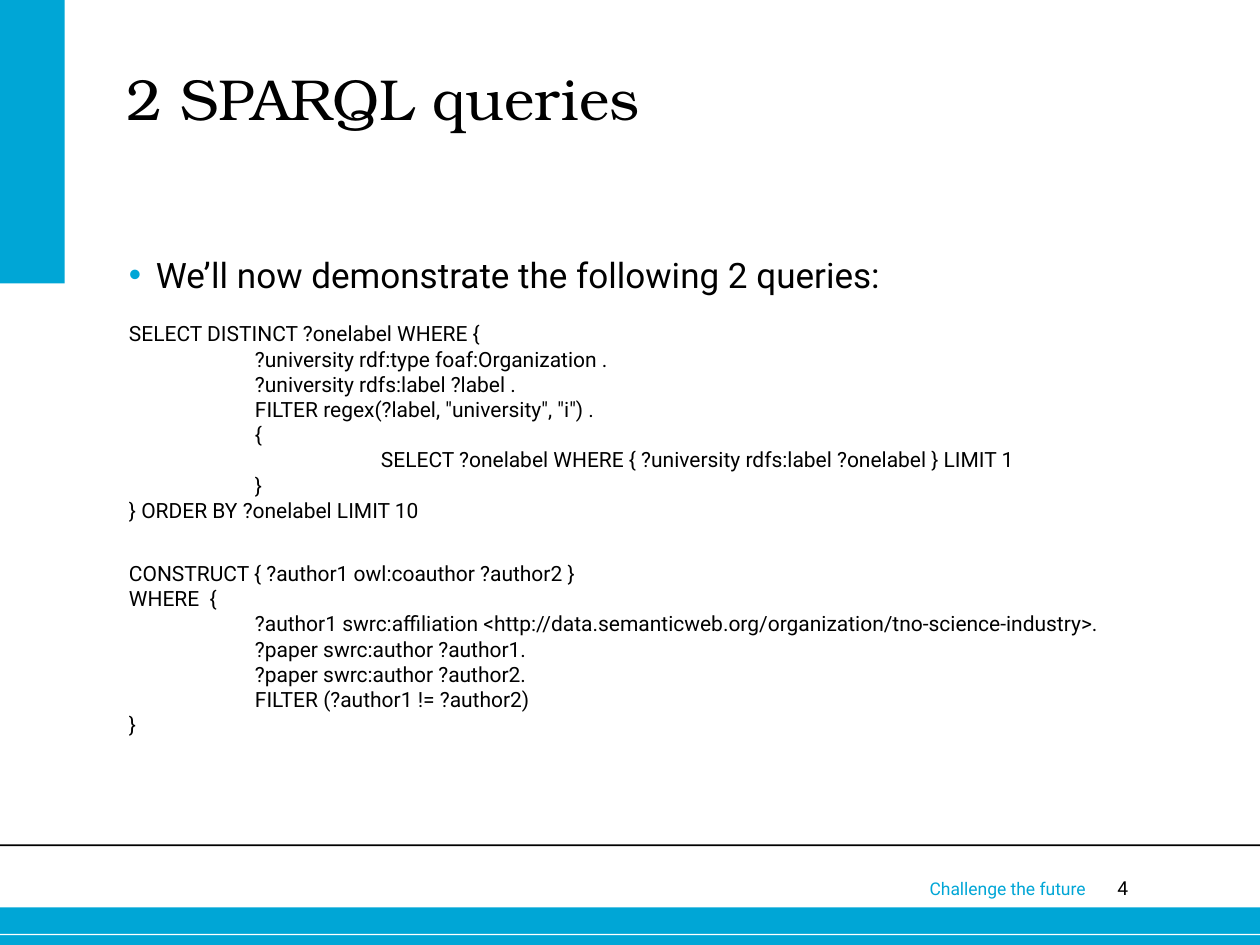
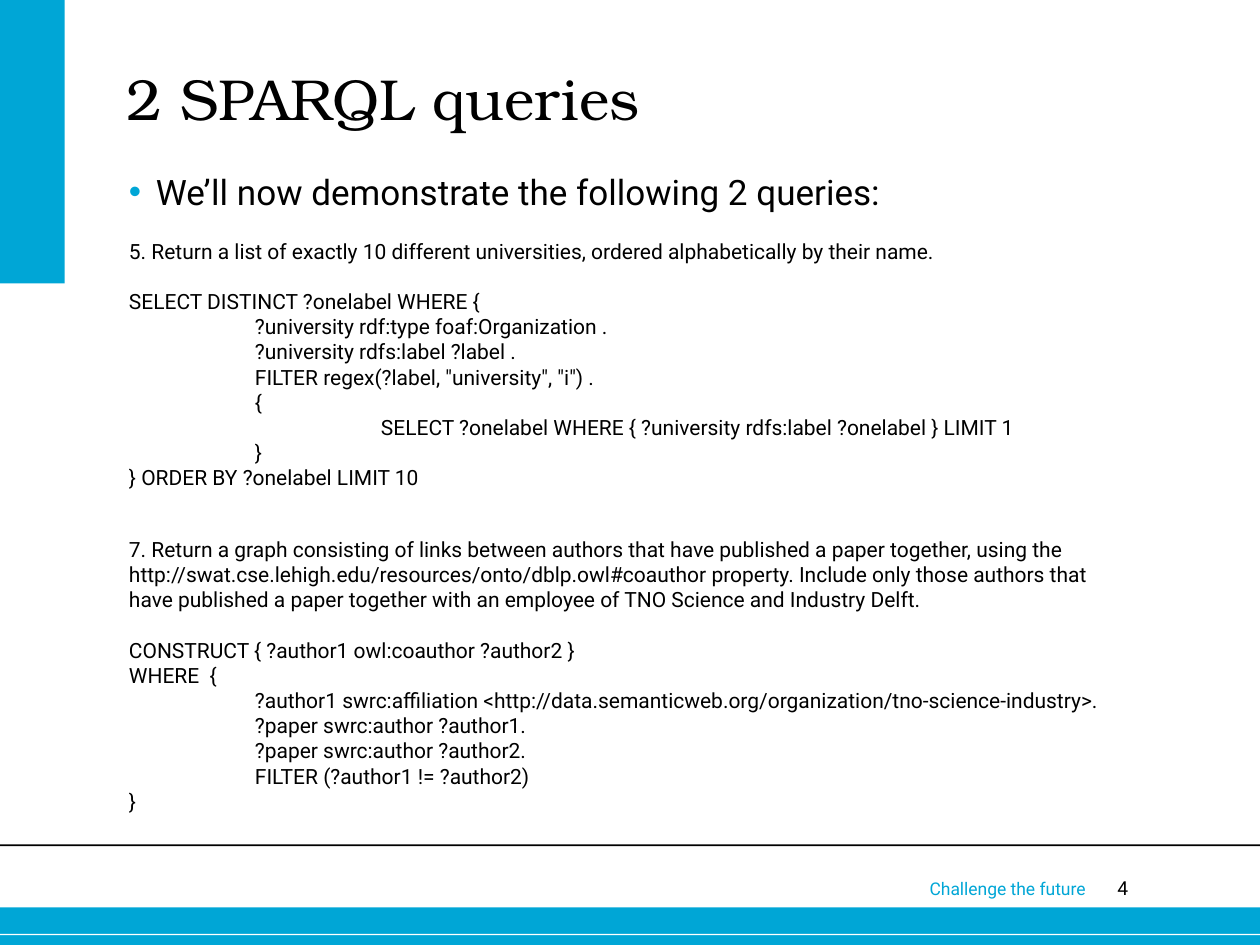
Before and after one commit to hermanbanken/OntologyEngineering, a slide deck: slide 4 of Presentation.pptx. Drawn at 1260x945 pixels with LibreOffice and Linux fonts; fonts in the diff are those of the drawing; background and template pictures are left out. Boxes give left, top, right and bottom in pixels: in the first picture for what was removed or moved away, otherwise in the second. Text is boxed around its words. In the diff, an @@ line names an element or a change of style, - is before the commit and + after.

```diff
--- a/Presentation.pptx
+++ b/Presentation.pptx
@@ text "We’ll now demonstrate the following ...": place and size @@
-text "We’ll now demonstrate the following ..." at box(129, 261, 1097, 712)
+text "We’ll now demonstrate the following ..." at box(129, 178, 1097, 789)
@@ text at box(129, 243, 933, 264): paragraph added @@
+5. Return a list of exactly 10 different universities, ordered alphabetically by their name.
@@ text at box(129, 541, 1087, 612): paragraph added @@
+7. Return a graph consisting of links between authors that have published a paper together, using the http://swat.cse.lehigh.edu/resources/onto/dblp.owl#coauthor property. Include only those authors that have published a paper together with an employee of TNO Science and Industry Delft.
```
Also in this commit, not shown: 1 other slide changed.
